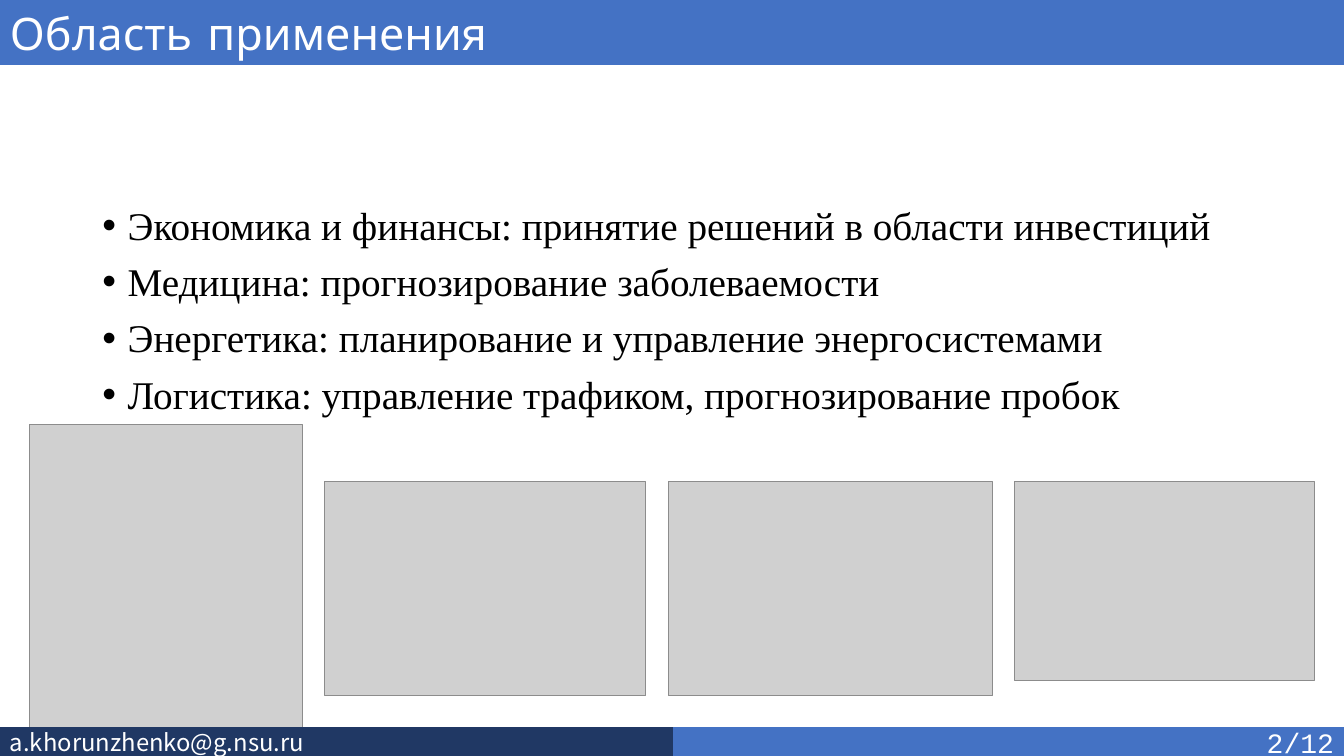
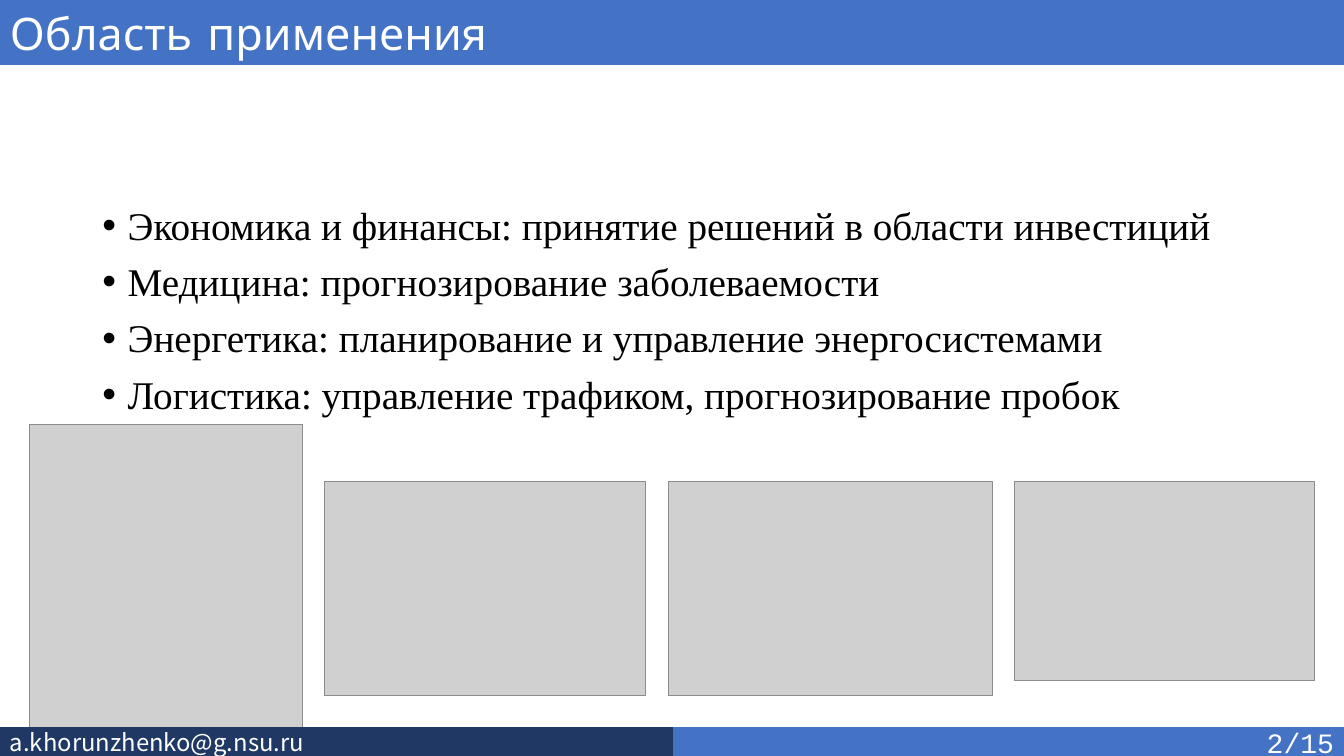
Before and after one commit to SkivHisink/MasterWork, a slide deck: slide 3 of Text/Хорунженко_презентация_3_сем.pptx. Drawn at 1344x756 pixels with LibreOffice and Linux fonts; fonts in the diff are those of the drawing; grey boxes stand for pictures. Boxes give left, top, right and bottom in pixels: in the first picture for what was removed or moved away, otherwise in the second. Text is boxed around its words. In the diff, an @@ line names an element or a change of style, - is before the commit and + after.

```diff
--- a/Text/Хорунженко_презентация_3_сем.pptx
+++ b/Text/Хорунженко_презентация_3_сем.pptx
@@ text in rectangle at box(1267, 733, 1334, 754): text changed @@
-2/12
+2/15
```
Also in this commit, not shown: 13 other slides changed, 2 slides added, 2 other files.
